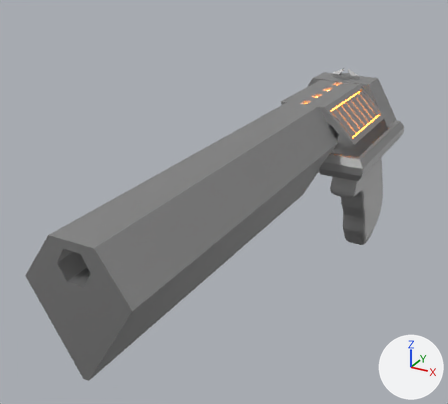
The Blender file VR-Interactables/Assets/BlenderFiles/gun.blend, before and after one commit.
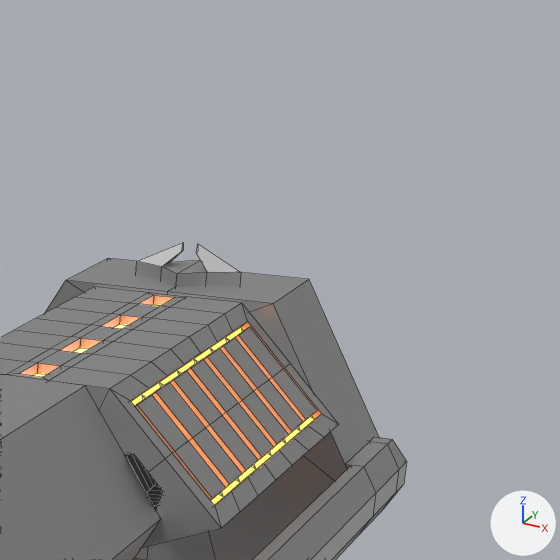
Each version appears first whole from a camera (50 mm lens) standing at (0.1188, -0.4371, 0.1852) and looking at (-0.0344, -0.1586, 0.0459), and next in a close-up on the part from 66% to 99% of the width and 1% to 38% of the height. Arrows for +X, +Y and +Z are at lower right; the lights stay in place. The close-ups show mesh edges as thin lines.

Names of what the first close-up shows: 'barrel', 'body', 'body.001', 'ironsight', 'magasine'.
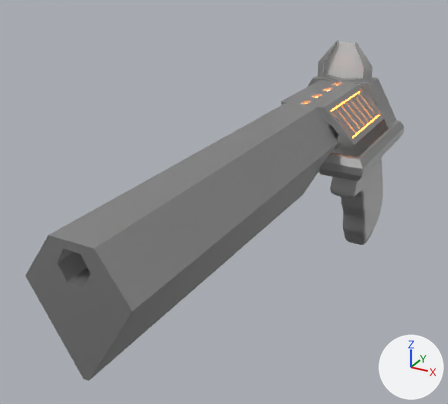
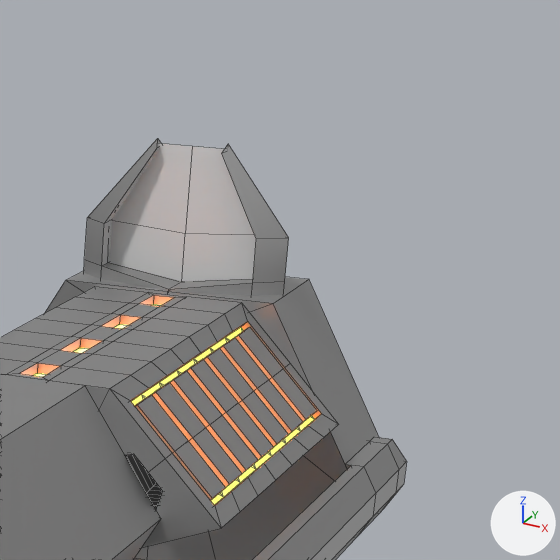
Pixel boxes [x1, y1, x2, y2] of what changed, in the close-ups (560 x 560 px):
'sight', added
    after: [109, 143, 256, 281]
'ironsight', reshaped, rescaled (94% wider, 253% taller)
    before: [136, 243, 241, 287]
    after: [84, 138, 289, 296]

Edits to the bpy script that builds the scene:
```text
Change me_circle_012:
    used by ob_ironsight; parent = ob_body; location = (0.0, 0.0266, 0.0138)
    remove me_circle_012.from_pydata(...)  # 13 vertices, 10 faces; spans x 0.0..0.006, y -0.004..0.004, z 0.0..0.00462
    add me_circle_012.from_pydata(...)  # 16 vertices, 13 faces; spans x 0.0..0.006, y -0.004..0.004, z 0.0..0.01591
    me_circle_012 part 1
    11 vertices are removed from x 0.0..0.006, y -0.004..0.004, z 0.0..0.00462
    10 faces are deleted
    14 vertices are added at x 0.0..0.006, y -0.004..0.004, z 0.0..0.01591
    13 new faces join them
Add me_plane:
    me_plane.from_pydata([(0.013, 0.0, -0.0091), (0.0058, 0.0, 0.011), (0.0, 0.0, -0.011), (0.0, 0.0, 0.011), (-0.013, 0.0, -0.0091), (-0.0058, 0.0, 0.011), (0.0131, 0.0, -0.002), (0.0, 0.0, -0.003), (-0.0131, 0.0, -0.002)], [], [(7, 3, 1, 6), (7, 8, 5, 3), (2, 4, 8, 7), (2, 7, 6, 0)])
Change ob_ironsight:
    ob_ironsight.scale: (1.0, 1.0, 1.0) -> (1.9, 1.6, 1.0)
Add ob_sight:
    ob_sight = bpy.data.objects.new('sight', me_plane)
    ob_sight.parent = ob_ironsight
    ob_sight.matrix_parent_inverse = Matrix(((0.351, 0.0, 0.0, 0.0), (0.0, 0.417, 0.0, 0.0272), (0.0, 0.0, 0.667, -0.0667), (0.0, 0.0, 0.0, 1.0)))
    ob_sight.location = (0.0, -0.0683, 0.112)
```
